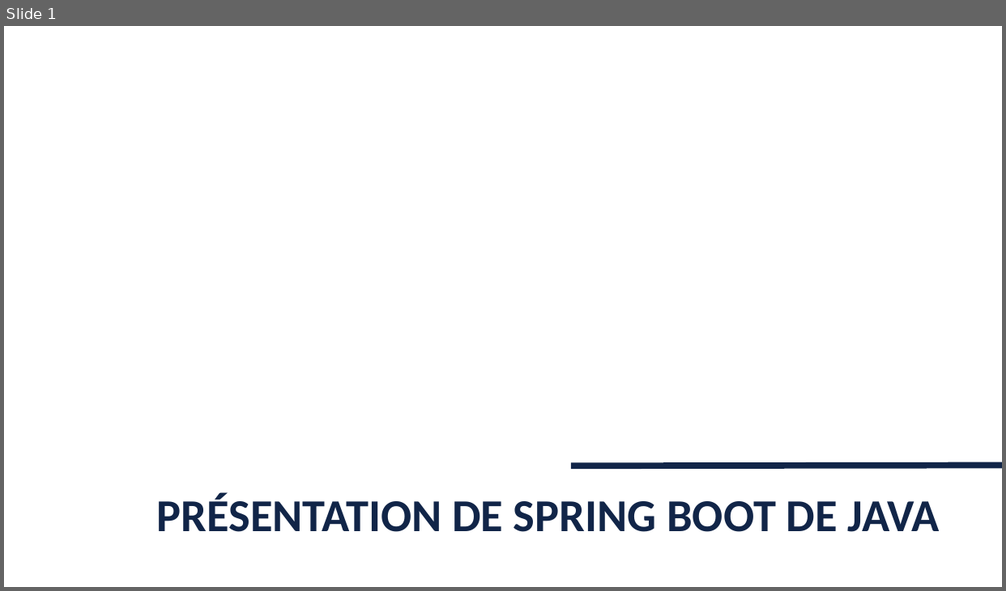
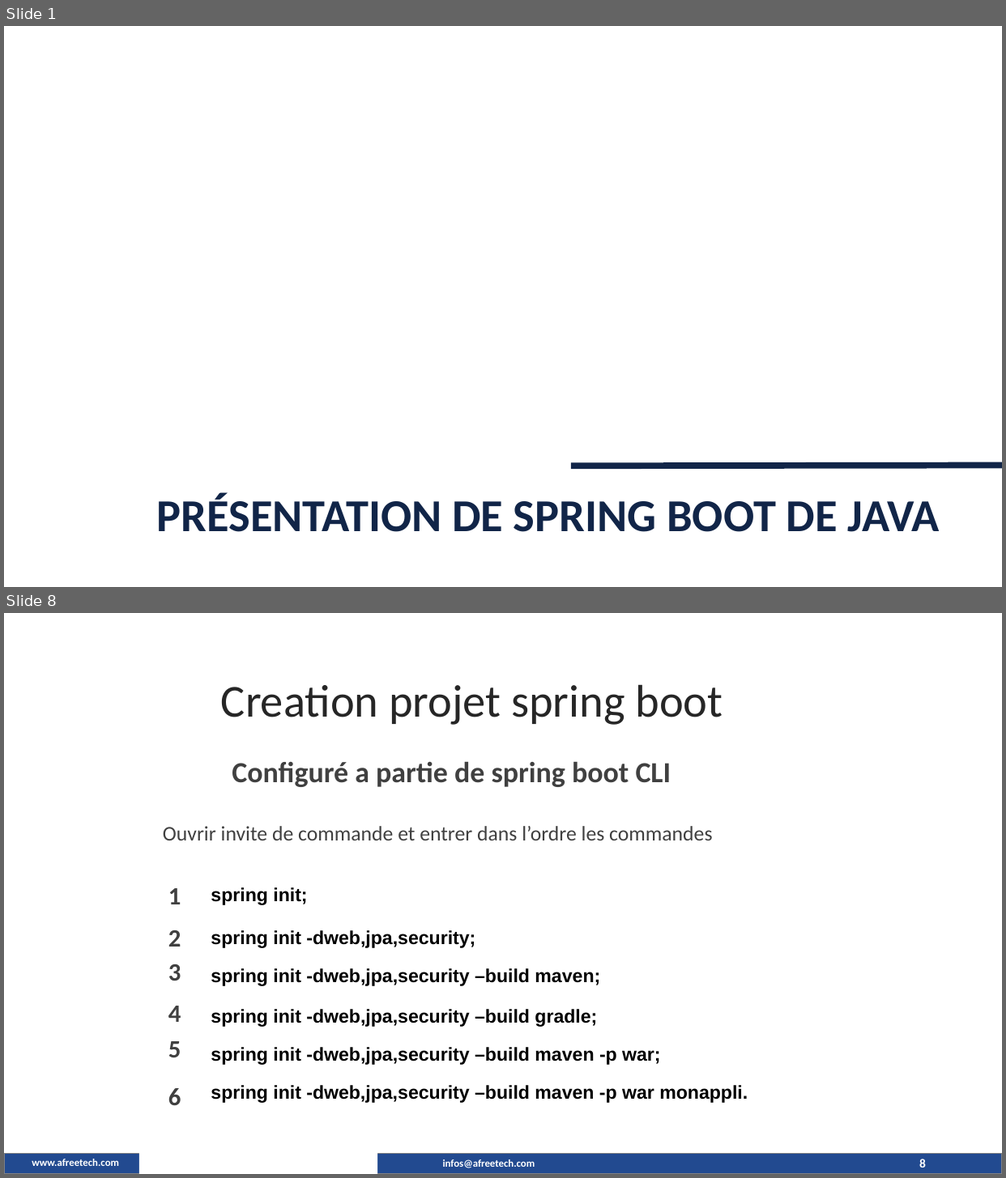
Before and after one commit to maximedorlin/maximedorlin, a slide deck: sprint boot.pptx. Shown one above the other, each under a label of ours: slide 1 before the commit, slides 1 and 8 after it; the slides between them are not shown. The pictures are 1006x591 and 1006x1178 pixels, drawn with LibreOffice and Linux fonts; fonts in the diff are those of the drawing; background and template pictures are left out. Boxes give left, top, right and bottom in pixels: in the first picture for what was removed or moved away, otherwise in the second. Text is boxed around its words. In the diff, an @@ line names an element or a change of style, - is before the commit and + after.

```diff
--- a/sprint boot.pptx
+++ b/sprint boot.pptx
@@ slide 8 added at (4, 613, 1002, 1174), background picture (left out) @@
@@ text added at (221, 684, 722, 725), 44 pt, text #262626 @@
+Creation projet spring boot
@@ text added at (232, 761, 671, 787), 28 pt, text #404040, bold @@
+Configuré a partie de spring boot CLI
@@ text added at (163, 826, 712, 841), 20 pt, text #404040 @@
+Ouvrir invite de commande et entrer dans l’ordre les commandes
@@ text added at (168, 888, 181, 905), 24 pt, text #404040, bold @@
+1
@@ text added at (211, 888, 307, 905), 18 pt, text #000000, bold @@
+spring init;
@@ text added at (168, 931, 181, 947), 24 pt, text #404040, bold @@
+2
@@ text added at (211, 931, 475, 948), 18 pt, text #000000, bold @@
+spring init -dweb,jpa,security;
@@ text added at (168, 965, 181, 981), 24 pt, text #404040, bold @@
+3
@@ text added at (211, 969, 600, 986), 18 pt, text #000000, bold @@
+spring init -dweb,jpa,security –build maven;
@@ text added at (168, 1006, 181, 1022), 24 pt, text #404040, bold @@
+4
@@ text added at (211, 1009, 597, 1027), 18 pt, text #000000, bold @@
+spring init -dweb,jpa,security –build gradle;
@@ text added at (168, 1041, 181, 1058), 24 pt, text #404040, bold @@
+5
@@ text added at (211, 1047, 660, 1065), 18 pt, text #000000, bold @@
+spring init -dweb,jpa,security –build maven -p war;
@@ text added at (168, 1088, 181, 1105), 24 pt, text #404040, bold @@
+6
@@ text added at (211, 1085, 748, 1103), 18 pt, text #000000, bold @@
+spring init -dweb,jpa,security –build maven -p war monappli.
@@ rectangle added at (4, 1153, 1002, 1174), fill #224A90, outline #818182 1 pt @@
@@ text added at (32, 1159, 119, 1166), 10 pt, text #FFFFFF, bold @@
+www.afreetech.com
@@ rectangle added at (139, 1152, 377, 1174), fill #FFFFFF @@
@@ text added at (443, 1160, 535, 1169), 10 pt, text #FFFFFF, bold @@
+infos@afreetech.com
@@ page number added at (919, 1159, 926, 1168), 12 pt, text #FFFFFF, bold @@
+8
```
Also in this commit, not shown: 10 slides changed, 4 other slides added, 4 slides removed.
